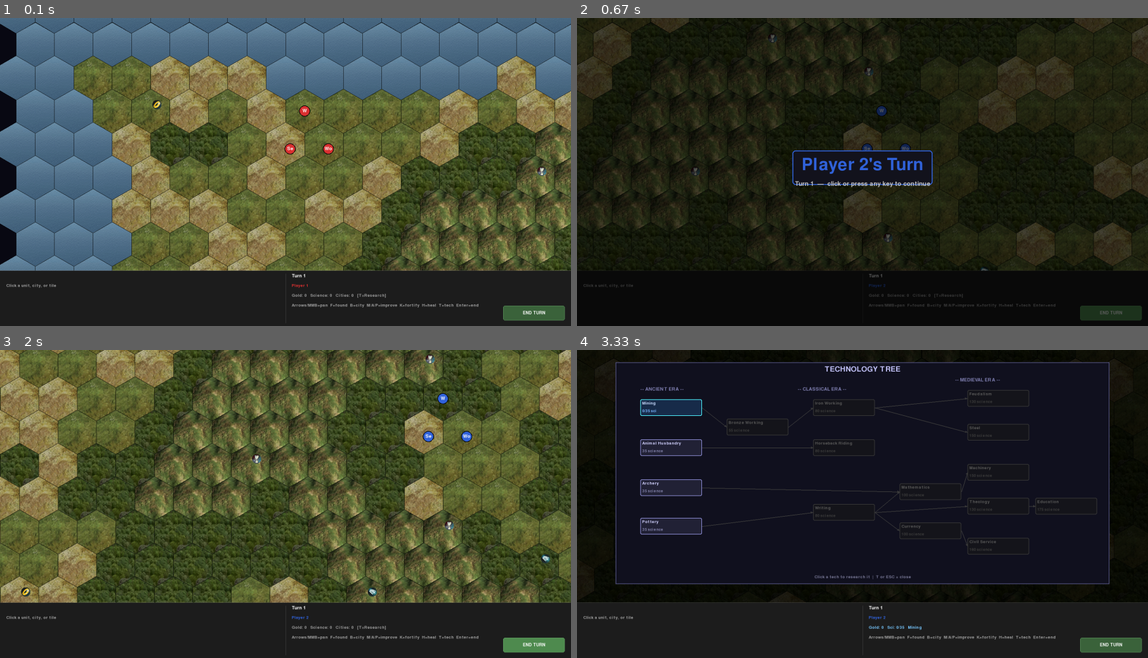
Above: before the commit, frames 1-4 (two rows, left to right).
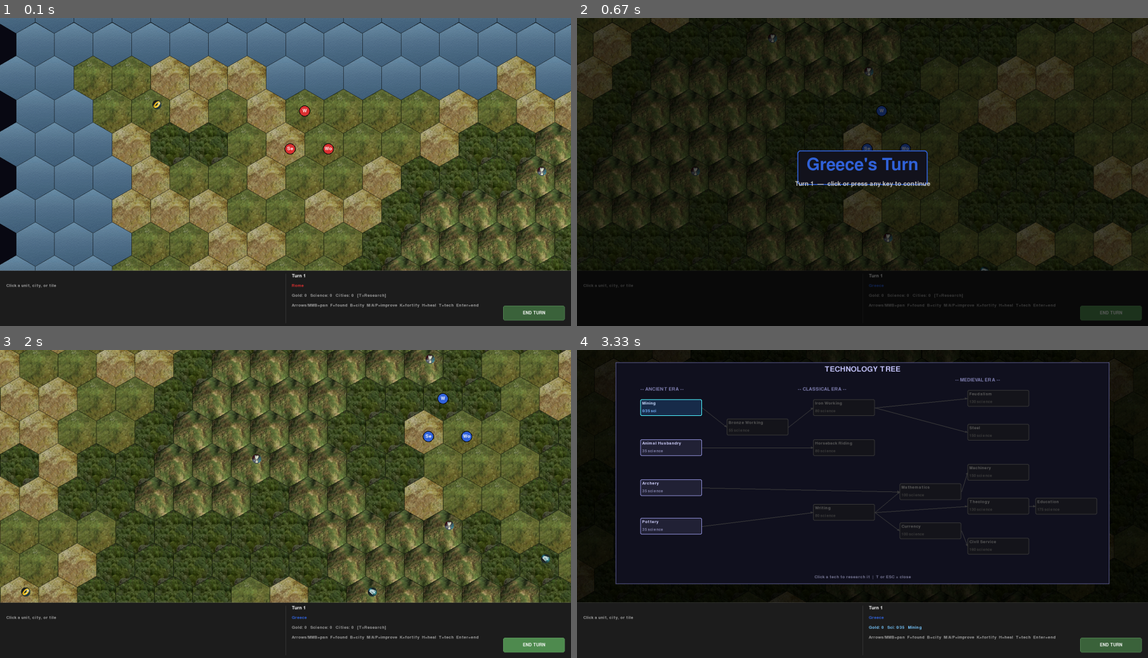
Above: after the commit, the same moments.

Repository: lorand77/civ_lite
Game: pygame game, started from civ_lite_py/main.py
Same seed, same stepped clock (60 frames per second), same inputs: the game is played once before the commit and once after it.
Inputs:
- Up to frame 1 (0.1 s): no input
- Up to frame 2 (0.67 s): click "END TURN" at 0.38 s
- Up to frame 3 (2 s): hold Right 0.67-1.13 s; hold Up 1.17-1.47 s; hold Right 1.5-1.97 s
- Up to frame 4 (3.33 s): tap T at 2 s; click "Mining" at 2.38 s; hold Left 2.67-3.2 s; hold Down from 3.23 s (still down)

The runs differ from the first frame. In frame 1, less than 0.1% of the frame differs, in the area x 51-54%, y 86-88%; in frame 2, 0.6%, in the area x 37-63%, y 43-88%; in frame 3, less than 0.1%; in frame 4, less than 0.1%.

Commit message:
updated design doc

Diff:
--- a/civ_lite_py/civ_game/game.py
+++ b/civ_lite_py/civ_game/game.py
@@ -14,7 +14,7 @@
 SCREEN_H = 1000
 HUD_HEIGHT = 180
 
-PLAYER_NAMES = ["Player 1", "Player 2", "Player 3", "Player 4"]
+PLAYER_NAMES = ["Rome", "Greece", "The Huns", "Babylon"]
 PLAYER_COLORS = [
     (220, 50,  50),
     (50,  100, 220),
@@ -24,9 +24,9 @@
 
 CITY_NAMES = [
     ["Rome",    "Florence", "Venice",  "Genoa",   "Naples"],
-    ["Athens",  "Sparta",   "Corinth", "Thebes",  "Argos"],
-    ["Delhi",   "Agra",     "Patna",   "Mysore",  "Lahore"],
-    ["Babylon", "Ur",       "Nineveh", "Kish",    "Akkad"],
+    ["Athens",  "Sparta",   "Corinth", "Delphi",  "Argos"],
+    ["Attila's Court",   "Pannonia",     "Germania",   "Gothia",  "Scythia"],
+    ["Babylon", "Ur", "Nineveh", "Kish",    "Akkad"],
 ]
 
 
Not shown, changed: DESIGN.md
